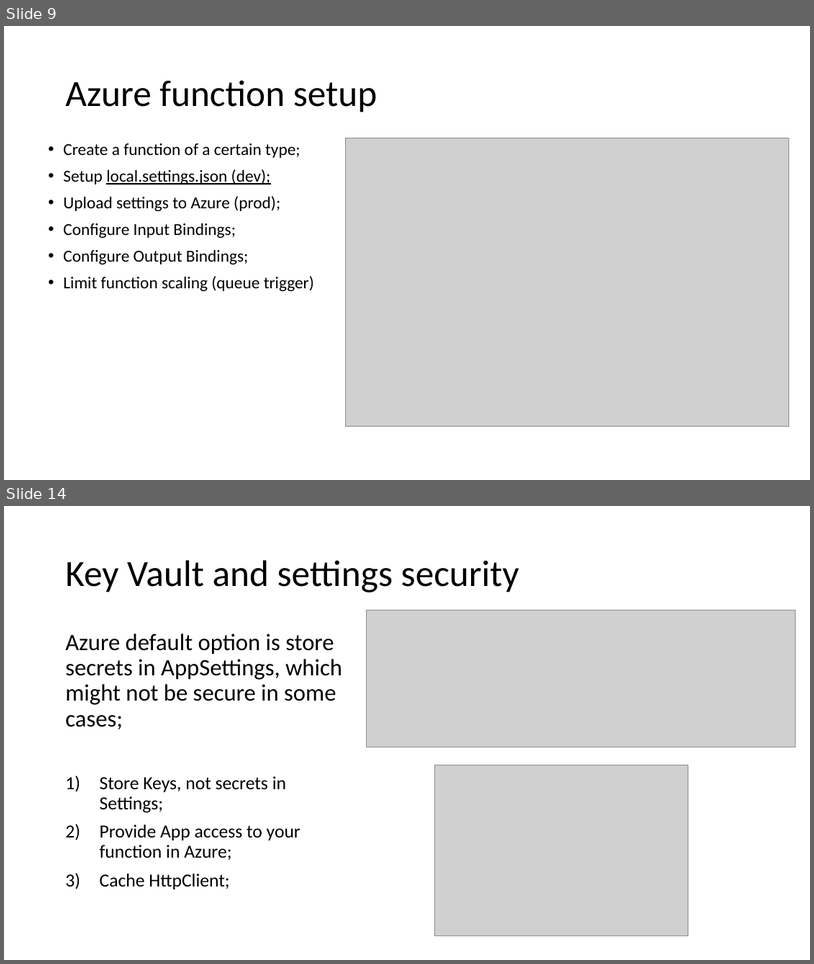
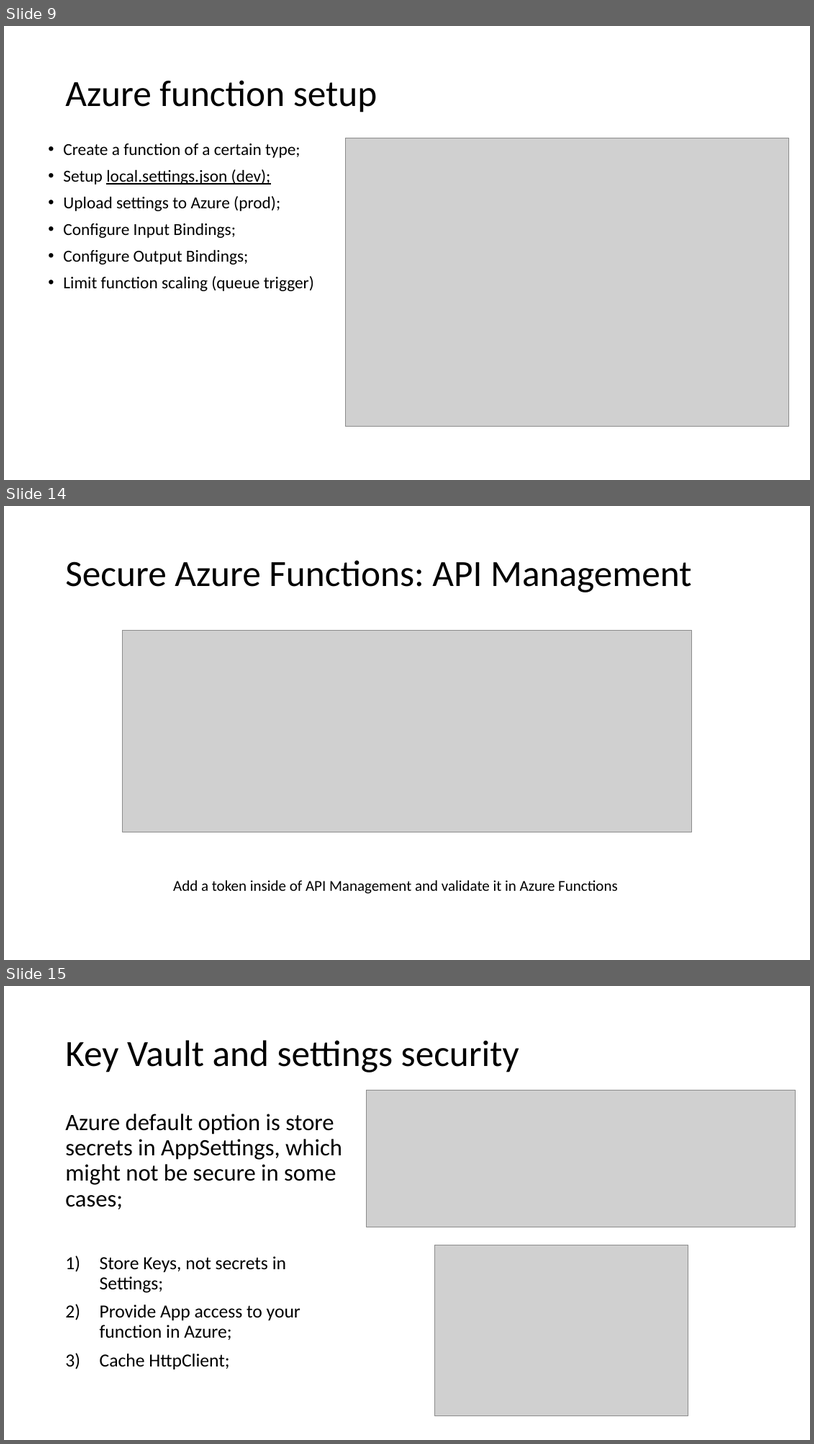
Before and after one commit to Dekorg/TrackApartmentsApp, a slide deck: Presentation/Azure Functions.pptx. Shown one above the other, each under a label of ours: slides 9 and 14 before the commit, slides 9, 14 and 15 after it; the slides between them are not shown. The pictures are 814x964 and 814x1444 pixels, drawn with LibreOffice and Linux fonts; fonts in the diff are those of the drawing; grey boxes stand for pictures. Boxes give left, top, right and bottom in pixels: in the first picture for what was removed or moved away, otherwise in the second. Text is boxed around its words. In the diff, an @@ line names an element or a change of style, - is before the commit and + after.

```diff
--- a/Presentation/Azure Functions.pptx
+++ b/Presentation/Azure Functions.pptx
@@ slide 14 added at [4,506,810,960], background #FFFFFF @@
@@ title added at [65,560,692,592], 44 pt, text #000000 @@
+Secure Azure Functions: API Management
@@ picture added at [122,630,692,831] @@
@@ text added at [173,880,618,893], 18 pt, text #000000 @@
+Add a token inside of API Management and validate it in Azure Functions
@@ what was slide 14 is now slide 15 @@
```
Also in this commit, not shown: 5 slides changed, 2 other slides added, 1 other file.
